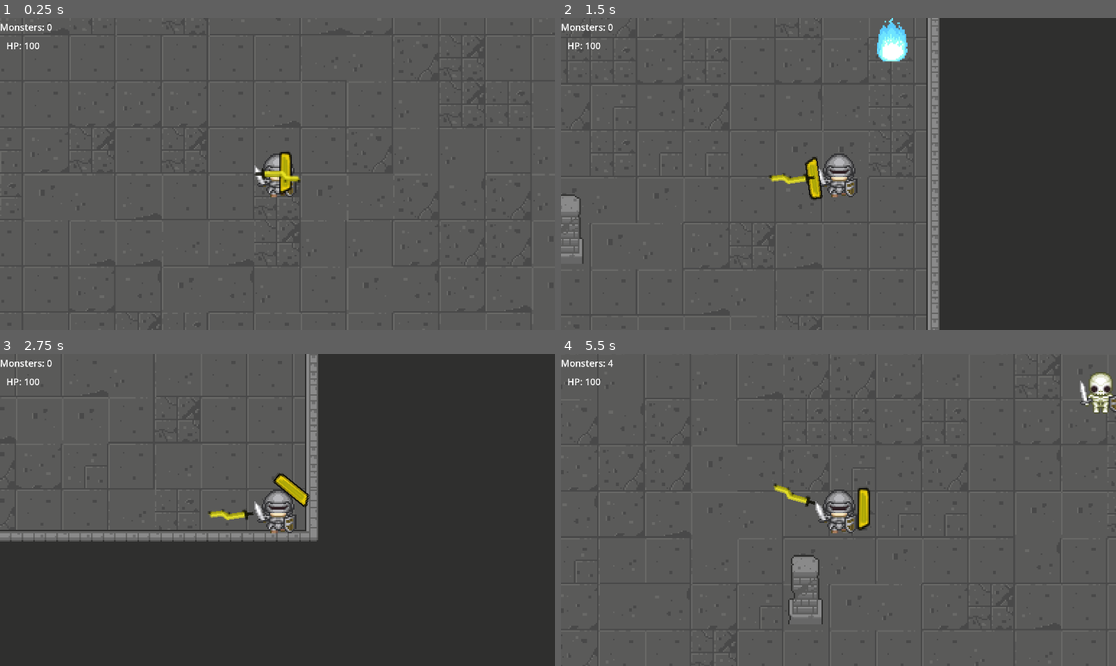
Above: before the commit, frames 1-4 (two rows, left to right).
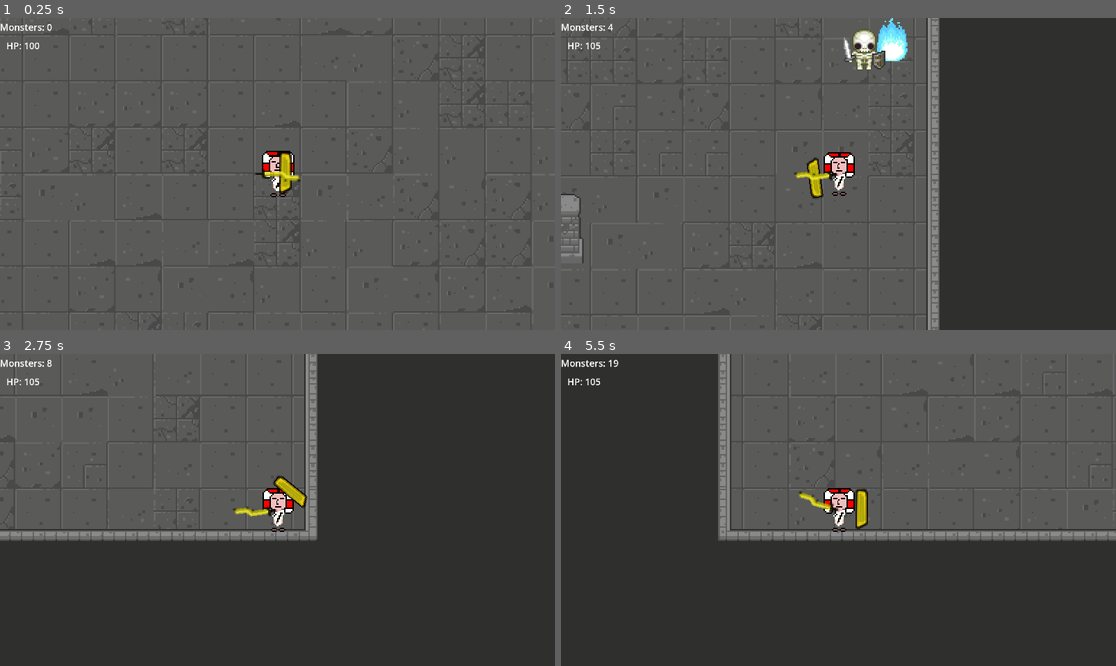
Above: after the commit, the same moments.

Repository: zstenger93/GitHub_Game_Off_2023
Game: Godot game, scene res://Scenes/main_scene.tscn
The game is run twice, just before and just after one commit, with the same random seed, the same clock (stepped at 60 frames per second) and the same inputs.
Inputs (mouse positions are in pixels of both pictures, inside the frame that each line leads up to):
- Up to frame 1 (0.25 s): no input
- Up to frame 2 (1.5 s): tap Enter at 0.5 s; move the mouse to (960, 158) at 0.52 s; press the mouse at (960, 158) at 0.53 s; hold Right (move_right) 0.53-1.28 s; move the mouse to (727, 189) at 1.27 s; release the mouse at (727, 189) at 1.28 s; hold S (move_down) from 1.28 s (still down); right-click (727, 189) at 1.35 s
- Up to frame 3 (2.75 s): move the mouse to (333, 441) at 2.02 s; release S (move_down) at 2.03 s; press the mouse at (333, 441) at 2.03 s; hold Right (move_right) from 2.03 s (still down)
- Up to frame 4 (5.5 s): tap Space at 2.75 s; move the mouse to (810, 572) at 2.77 s; release Right (move_right) at 2.78 s; release the mouse at (810, 572) at 2.78 s; hold Up (move_up) 2.78-3.53 s; right-click (810, 572) at 2.85 s; move the mouse to (1005, 556) at 3.52 s; press the mouse at (1005, 556) at 3.53 s; hold A (move_left) 3.53-5.03 s; move the mouse to (672, 463) at 4.27 s; release the mouse at (672, 463) at 4.28 s; right-click (672, 463) at 4.35 s; move the mouse to (866, 510) at 5.02 s; press the mouse at (866, 510) at 5.03 s; hold S (move_down) from 5.03 s (still down)

The runs differ from the first frame. In frame 1, 0.5% of the frame differs, in the area x 45-55%, y 42-58%; in frame 2, 2.1%; in frame 3, 3.3%; in frame 4, 61%, in the area x 0-100%, y 0-100%.

Commit message:
Fixed attack, now feels a bit OP

Diff:
--- a/Scales_Of_Anubis/Prefabs/enemy_base.tscn
+++ b/Scales_Of_Anubis/Prefabs/enemy_base.tscn
@@ -21,7 +21,7 @@
 [sub_resource type="RectangleShape2D" id="RectangleShape2D_jqwou"]
 size = Vector2(17, 28)
 
-[node name="EnemyBase" type="CharacterBody2D"]
+[node name="Enemy" type="CharacterBody2D"]
 script = ExtResource("1_88lg0")
 
 [node name="Sprite" type="AnimatedSprite2D" parent="."]
@@ -32,5 +32,4 @@
 shape = SubResource("RectangleShape2D_jqwou")
 
 [node name="NavAgent" type="NavigationAgent2D" parent="."]
-path_desired_distance = 64.0
-target_desired_distance = 16.0
+path_max_distance = 200.0
--- a/Scales_Of_Anubis/Prefabs/player.tscn
+++ b/Scales_Of_Anubis/Prefabs/player.tscn
@@ -1,125 +1,48 @@
-[gd_scene load_steps=23 format=3 uid="uid://nbces0nfq65q"]
+[gd_scene load_steps=12 format=3 uid="uid://nbces0nfq65q"]
 
 [ext_resource type="Script" path="res://Scripts/Player.gd" id="2_jpjtu"]
-[ext_resource type="Texture2D" uid="uid://bk76wrkh4kkro" path="res://Sprites/Player/TempPlayer.png" id="2_sdqgk"]
+[ext_resource type="Texture2D" uid="uid://cqgusbulmu00w" path="res://Sprites/Player/idle.png" id="2_xs8f6"]
 [ext_resource type="PackedScene" uid="uid://bd0knb5lrunvn" path="res://Prefabs/UI.tscn" id="3_3bnxm"]
 [ext_resource type="Texture2D" uid="uid://rgsw5ddehacs" path="res://Sprites/Player/shield.png" id="3_co4du"]
 [ext_resource type="Texture2D" uid="uid://d3juvirb77qro" path="res://Sprites/Player/sword.png" id="4_8tk4p"]
 
-[sub_resource type="AtlasTexture" id="AtlasTexture_c57p7"]
-atlas = ExtResource("2_sdqgk")
+[sub_resource type="AtlasTexture" id="AtlasTexture_2vfb3"]
+atlas = ExtResource("2_xs8f6")
 region = Rect2(0, 0, 32, 32)
 
-[sub_resource type="AtlasTexture" id="AtlasTexture_xblx8"]
-atlas = ExtResource("2_sdqgk")
-region = Rect2(32, 0, 32, 32)
-
-[sub_resource type="AtlasTexture" id="AtlasTexture_ubxqy"]
-atlas = ExtResource("2_sdqgk")
-region = Rect2(64, 0, 32, 32)
-
-[sub_resource type="AtlasTexture" id="AtlasTexture_r01a3"]
-atlas = ExtResource("2_sdqgk")
-region = Rect2(32, 0, 32, 32)
-
-[sub_resource type="AtlasTexture" id="AtlasTexture_0sy4k"]
-atlas = ExtResource("2_sdqgk")
+[sub_resource type="AtlasTexture" id="AtlasTexture_cu4ux"]
+atlas = ExtResource("2_xs8f6")
 region = Rect2(0, 32, 32, 32)
-
-[sub_resource type="AtlasTexture" id="AtlasTexture_51fyg"]
-atlas = ExtResource("2_sdqgk")
-region = Rect2(32, 32, 32, 32)
-
-[sub_resource type="AtlasTexture" id="AtlasTexture_h8srk"]
-atlas = ExtResource("2_sdqgk")
-region = Rect2(64, 32, 32, 32)
-
-[sub_resource type="AtlasTexture" id="AtlasTexture_d0fi7"]
-atlas = ExtResource("2_sdqgk")
-region = Rect2(0, 64, 32, 32)
-
-[sub_resource type="AtlasTexture" id="AtlasTexture_6hd2g"]
-atlas = ExtResource("2_sdqgk")
-region = Rect2(32, 64, 32, 32)
-
-[sub_resource type="AtlasTexture" id="AtlasTexture_i0mvb"]
-atlas = ExtResource("2_sdqgk")
-region = Rect2(64, 64, 32, 32)
-
-[sub_resource type="AtlasTexture" id="AtlasTexture_r0rxy"]
-atlas = ExtResource("2_sdqgk")
-region = Rect2(0, 96, 32, 32)
-
-[sub_resource type="AtlasTexture" id="AtlasTexture_jr510"]
-atlas = ExtResource("2_sdqgk")
-region = Rect2(32, 96, 32, 32)
-
-[sub_resource type="AtlasTexture" id="AtlasTexture_42pmm"]
-atlas = ExtResource("2_sdqgk")
-region = Rect2(64, 96, 32, 32)
 
 [sub_resource type="SpriteFrames" id="SpriteFrames_q5vxh"]
 animations = [{
-"frames": [{
-"duration": 1.0,
-"texture": SubResource("AtlasTexture_c57p7")
-}, {
-"duration": 1.0,
-"texture": SubResource("AtlasTexture_xblx8")
-}, {
-"duration": 1.0,
-"texture": SubResource("AtlasTexture_ubxqy")
-}],
+"frames": [],
 "loop": true,
 "name": &"down",
 "speed": 5.0
 }, {
 "frames": [{
 "duration": 1.0,
-"texture": SubResource("AtlasTexture_r01a3")
+"texture": SubResource("AtlasTexture_2vfb3")
+}, {
+"duration": 1.0,
+"texture": SubResource("AtlasTexture_cu4ux")
 }],
 "loop": true,
 "name": &"idle",
 "speed": 5.0
 }, {
-"frames": [{
-"duration": 1.0,
-"texture": SubResource("AtlasTexture_0sy4k")
-}, {
-"duration": 1.0,
-"texture": SubResource("AtlasTexture_51fyg")
-}, {
-"duration": 1.0,
-"texture": SubResource("AtlasTexture_h8srk")
-}],
+"frames": [],
 "loop": true,
 "name": &"left",
 "speed": 5.0
 }, {
-"frames": [{
-"duration": 1.0,
-"texture": SubResource("AtlasTexture_d0fi7")
-}, {
-"duration": 1.0,
-"texture": SubResource("AtlasTexture_6hd2g")
-}, {
-"duration": 1.0,
-"texture": SubResource("AtlasTexture_i0mvb")
-}],
+"frames": [],
 "loop": true,
 "name": &"right",
 "speed": 5.0
 }, {
-"frames": [{
-"duration": 1.0,
-"texture": SubResource("AtlasTexture_r0rxy")
-}, {
-"duration": 1.0,
-"texture": SubResource("AtlasTexture_jr510")
-}, {
-"duration": 1.0,
-"texture": SubResource("AtlasTexture_42pmm")
-}],
+"frames": [],
 "loop": true,
 "name": &"up",
 "speed": 5.0
@@ -129,17 +52,17 @@
 size = Vector2(21, 28)
 
 [sub_resource type="RectangleShape2D" id="RectangleShape2D_qjgm0"]
-size = Vector2(9, 29)
+size = Vector2(15, 29)
 
 [sub_resource type="RectangleShape2D" id="RectangleShape2D_g0462"]
-size = Vector2(26, 7.28972)
+size = Vector2(31, 3.12416)
 
 [node name="player" type="CharacterBody2D"]
 script = ExtResource("2_jpjtu")
 
 [node name="Sprite" type="AnimatedSprite2D" parent="."]
 sprite_frames = SubResource("SpriteFrames_q5vxh")
-animation = &"down"
+animation = &"idle"
 
 [node name="Collision" type="CollisionShape2D" parent="."]
 position = Vector2(0.5, 0)
@@ -158,7 +81,7 @@
 [node name="shieldCol" type="Area2D" parent="shield"]
 
 [node name="CollisionShape2D" type="CollisionShape2D" parent="shield/shieldCol"]
-position = Vector2(5.5, -0.5)
+position = Vector2(8.5, -0.5)
 shape = SubResource("RectangleShape2D_qjgm0")
 
 [node name="khopesh" type="Sprite2D" parent="."]
@@ -168,5 +91,7 @@
 [node name="swordCol" type="Area2D" parent="khopesh"]
 
 [node name="CollisionShape2D" type="CollisionShape2D" parent="khopesh/swordCol"]
-position = Vector2(3, 1.56208)
+position = Vector2(0.5, 0.520694)
 shape = SubResource("RectangleShape2D_g0462")
+
+[connection signal="body_entered" from="khopesh/swordCol" to="." method="_on_Sword_enemy_body_entered"]
--- a/Scales_Of_Anubis/Prefabs/spawner.tscn
+++ b/Scales_Of_Anubis/Prefabs/spawner.tscn
@@ -44,7 +44,6 @@
 script = ExtResource("1_iwe68")
 
 [node name="Timer" type="Timer" parent="."]
-wait_time = 5.0
 autostart = true
 
 [connection signal="timeout" from="Timer" to="." method="_on_timer_timeout"]
--- a/Scales_Of_Anubis/Scripts/EnemyBase.gd
+++ b/Scales_Of_Anubis/Scripts/EnemyBase.gd
@@ -1,12 +1,26 @@
 extends CharacterBody2D
 
+@onready var MainScene : Node2D = get_node("/root/MainScene")
 @onready var NavAgent : NavigationAgent2D = get_node("NavAgent")
 @onready var Target : CharacterBody2D = get_node("/root/MainScene/Player")
+@onready var Sprite : AnimatedSprite2D = get_node("Sprite")
 @onready var LastAttackTime : float = Time.get_unix_time_from_system()
+@onready var LastDamagedTime : float = Time.get_unix_time_from_system()
 @export var AttackRate : float = 3.0
 @export var AttackRange : float = 40.0
 @export var Speed : float = 50.0
 @export var Damage : float = 5.0
+@export var Health : float = 20.0
+
+func take_damage(_damage) -> float:
+#	var CurrentTime : float = Time.get_unix_time_from_system()
+#	if CurrentTime - LastDamagedTime:
+	Health -= _damage
+	Sprite.modulate = Color.RED
+	await get_tree().create_timer(0.1).timeout
+	Sprite.modulate = Color.WHITE
+	return _damage / 2
+#	return 0.0
 
 func _try_attack():
 	var CurrentTime : float = Time.get_unix_time_from_system()
@@ -20,8 +34,8 @@
 		_try_attack()
 
 func _ready():
-	var MainScene : Node2D = get_node("/root/MainScene")
 	MainScene.EnemyCount += 1
+	print(name)
 
 func _physics_process(_delta):
 	if NavAgent.is_navigation_finished():
@@ -33,3 +47,6 @@
 func _process(_delta):
 	NavAgent.target_position = Target.global_position
 	_check_dist()
+	if Health <= 0.0:
+		MainScene.EnemyCount -= 1
+		queue_free()
--- a/Scales_Of_Anubis/Scripts/Player.gd
+++ b/Scales_Of_Anubis/Scripts/Player.gd
@@ -8,12 +8,13 @@
 var speedMP : float = 8.0
 var speedDIV : float = 3.0
 var shieldOffset : float = 12.0
-var khopeshOffset : float = 32.0
+var khopeshOffset : float = 16.0
 var health : float = 100.0
-var baseHealth : float = 100;
+var baseHealth : float = 100
+var damage : float = 10
 
-func take_damage(damage):
-	health -= damage
+func take_damage(_damage):
+	health -= _damage
 	sprite.modulate = Color.RED
 	await get_tree().create_timer(0.1).timeout
 	sprite.modulate = Color.WHITE
@@ -61,9 +62,7 @@
 	var direction = (mouse_position - sprite.global_position).normalized()
 	if size > 4:
 		size = 4
-	shield.scale = Vector2(size, size)
-	sprite.scale = Vector2(size, size)
-	khopesh.scale = Vector2(size, size)
+	scale = Vector2(size, size)
 	var distanceFromMouse = sprite.position.distance_to(mouse_position)
 	if Input.is_action_pressed("left_click_down"):
 		shield.position = sprite.position + direction * shieldOffset * size
@@ -75,9 +74,12 @@
 func _physics_process(_delta):
 	var speed = baseSpeed - (baseHealth - health)
 	var size = 1
-	if health != 0:
-		size = baseHealth / health;
+	size = baseHealth / health;
 	var totalVelocity : float = sqrt(velocity.x * velocity.x + velocity.y * velocity.y)
 	_movment(speed, totalVelocity)
 	_changeSize(size)
 	move_and_slide()
+
+func _on_Sword_enemy_body_entered(body):
+	if body.name.begins_with("Enemy"):
+		health += await body.take_damage(damage)
--- a/Scales_Of_Anubis/Scripts/Spawner.gd
+++ b/Scales_Of_Anubis/Scripts/Spawner.gd
@@ -1,12 +1,15 @@
 extends AnimatedSprite2D
 
 @export var enemy = preload("res://Prefabs/enemy_base.tscn")
+@onready var gameController = get_node("/root/MainScene")
 @onready var sprite : AnimatedSprite2D = get_node(".")
+var i : int = 0
 
 func _on_timer_timeout():
 	var enemyInstance = enemy.instantiate()
+	enemyInstance.set_name("Enemy_" + name + "_" + str(i))
+	i += 1
 	add_child(enemyInstance)
-	print("test")
 
 func _ready():
 	sprite.play("default")
--- a/Scales_Of_Anubis/Scripts/UI.gd
+++ b/Scales_Of_Anubis/Scripts/UI.gd
@@ -5,6 +5,6 @@
 @onready var EnemyCountText : Label = get_node("EnemyCount")
 @onready var PlayerHealthText : Label = get_node("PlayerHealth")
 
-func _process(delta):
+func _process(_delta):
 	EnemyCountText.text = "Monsters: " + str(GameController.EnemyCount)
 	PlayerHealthText.text = "HP: " + str(Player.health)
Binary file removed: Scales_Of_Anubis/Sprites/Player/TempPlayer.png
Binary file added: Scales_Of_Anubis/Sprites/Player/backwards.png
Not shown, changed: Scales_Of_Anubis/Sprites/Player/backwards.png.import
Binary file added: Scales_Of_Anubis/Sprites/Player/idle.png
Not shown, added: Scales_Of_Anubis/Sprites/Player/idle.png.import
Binary file added: Scales_Of_Anubis/Sprites/Player/walkRight.png
Not shown, added: Scales_Of_Anubis/Sprites/Player/walkRight.png.import
Binary file added: Scales_Of_Anubis/Sprites/Player/walkingForward.png
Not shown, added: Scales_Of_Anubis/Sprites/Player/walkingForward.png.import
Binary file added: Scales_Of_Anubis/Sprites/Player/walkingLeft.png
Not shown, added: Scales_Of_Anubis/Sprites/Player/walkingLeft.png.import
Not shown, added: .DS_Store
(and 3 more such lines)
